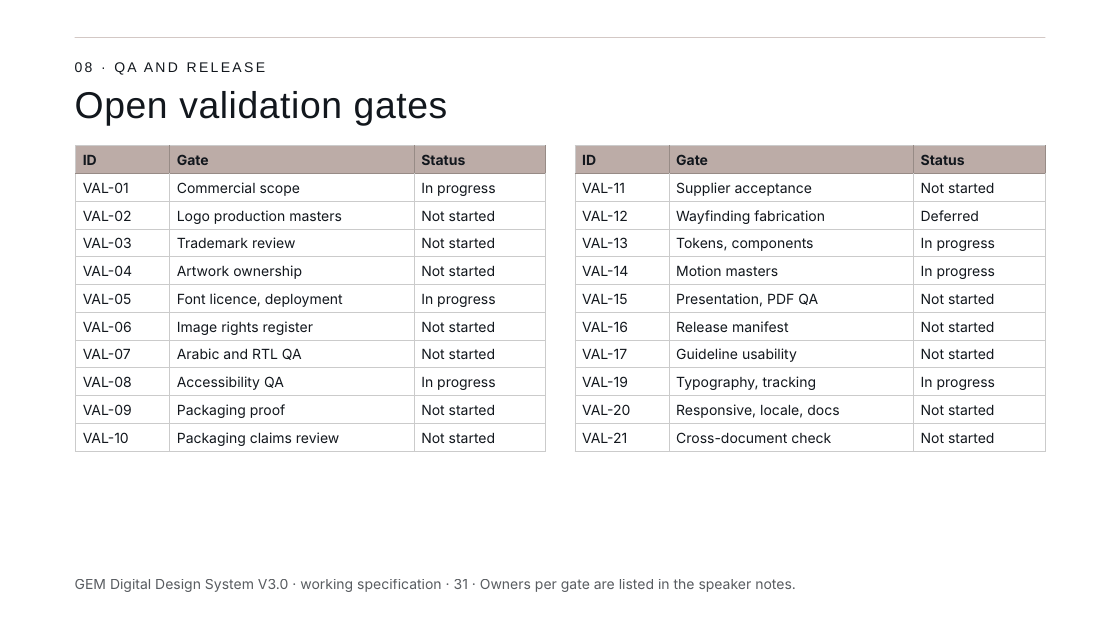
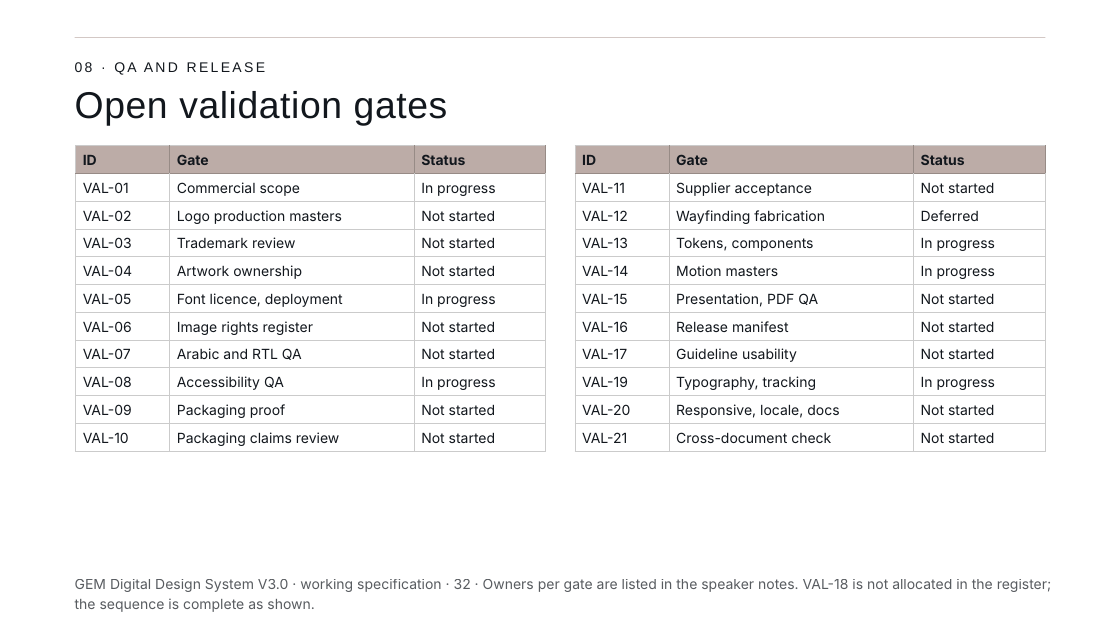
Before and after one commit to mashaelalh/GEM, a slide deck: slide 32 of PartB_RC2/01_source/B-RC2.pptx. Drawn at 1120x630 pixels with LibreOffice and Linux fonts; fonts in the diff are those of the drawing. Boxes give left, top, right and bottom in pixels: in the first picture for what was removed or moved away, otherwise in the second. Text is boxed around its words. In the diff, an @@ line names an element or a change of style, - is before the commit and + after.

```diff
--- a/PartB_RC2/01_source/B-RC2.pptx
+++ b/PartB_RC2/01_source/B-RC2.pptx
@@ text at [75,579,1052,612]: text changed @@
-GEM Digital Design System V3.0 · working specification · 31 · Owners per gate are listed in the speaker notes.
+GEM Digital Design System V3.0 · working specification · 32 · Owners per gate are listed in the speaker notes. VAL-18 is not allocated in the register; the sequence is complete as shown.
```
Also in this commit, not shown: 9 other slides changed.
